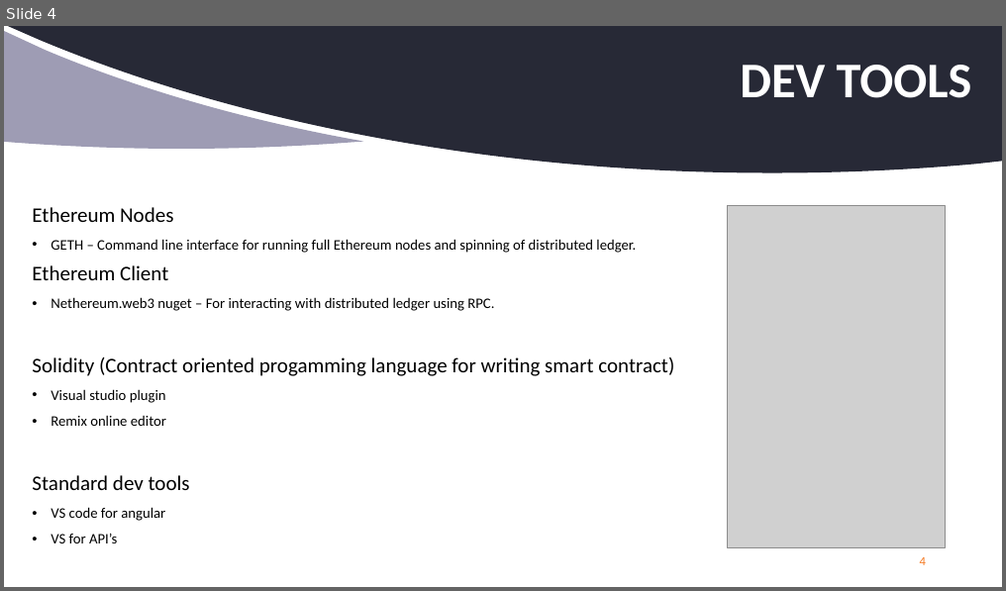
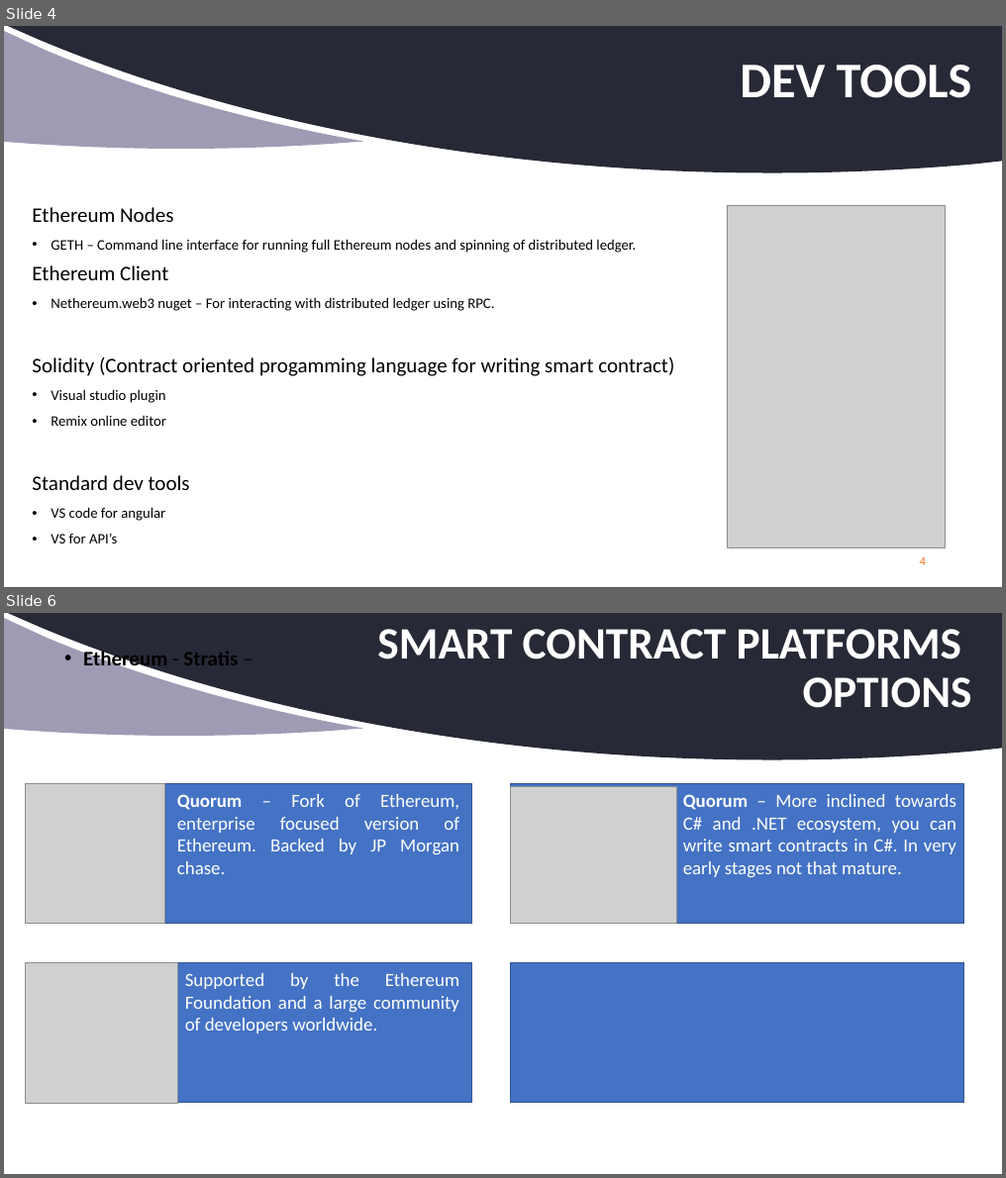
Before and after one commit to aamolgote/codecampnyc2018, a slide deck: PPTX/BAAS.pptx. Shown one above the other, each under a label of ours: slide 4 before the commit, slides 4 and 6 after it; the slides between them are not shown. The pictures are 1006x591 and 1006x1178 pixels, drawn with LibreOffice and Linux fonts; fonts in the diff are those of the drawing; grey boxes stand for pictures; background and template pictures are left out. Boxes give left, top, right and bottom in pixels: in the first picture for what was removed or moved away, otherwise in the second. Text is boxed around its words. In the diff, an @@ line names an element or a change of style, - is before the commit and + after.

```diff
--- a/PPTX/BAAS.pptx
+++ b/PPTX/BAAS.pptx
@@ slide 6 added at [4, 613, 1002, 1174], background #FFFFFF; not listed: 2 template elements that a slide beside it also shows @@
@@ title added at [377, 629, 972, 708], 43.2 pt, text #FFFFFF, bold @@
+SMART CONTRACT PLATFORMS
+OPTIONS
@@ text added at [83, 649, 238, 672], 20 pt, text #000000, bold @@
+• Ethereum - Stratis –
@@ rectangle added at [25, 783, 472, 924], fill #4472C4, outline #325491 1 pt @@
@@ picture added at [25, 783, 165, 923] @@
@@ rectangle added at [511, 783, 964, 924], fill #4472C4, outline #325491 1 pt @@
@@ picture added at [511, 786, 677, 923] @@
@@ text added at [177, 794, 459, 874], 18 pt, text #FFFFFF @@
+Quorum – Fork of Ethereum, enterprise focused version of Ethereum. Backed by JP Morgan chase.
@@ text added at [683, 794, 956, 878], 18 pt, text #FFFFFF @@
+Quorum – More inclined towards C# and .NET ecosystem, you can write smart contracts in C#. In very early stages not that mature.
@@ rectangle added at [25, 962, 472, 1103], fill #4472C4, outline #325491 1 pt @@
@@ picture added at [25, 963, 177, 1103] @@
@@ rectangle added at [511, 962, 964, 1103], fill #4472C4, outline #325491 1 pt @@
@@ text added at [185, 973, 459, 1034], 18 pt, text #FFFFFF @@
+Supported by the Ethereum Foundation and a large community of developers worldwide.
```
Also in this commit, not shown: 3 slides changed, 5 other slides added, 1 slide removed, 2 other files.
